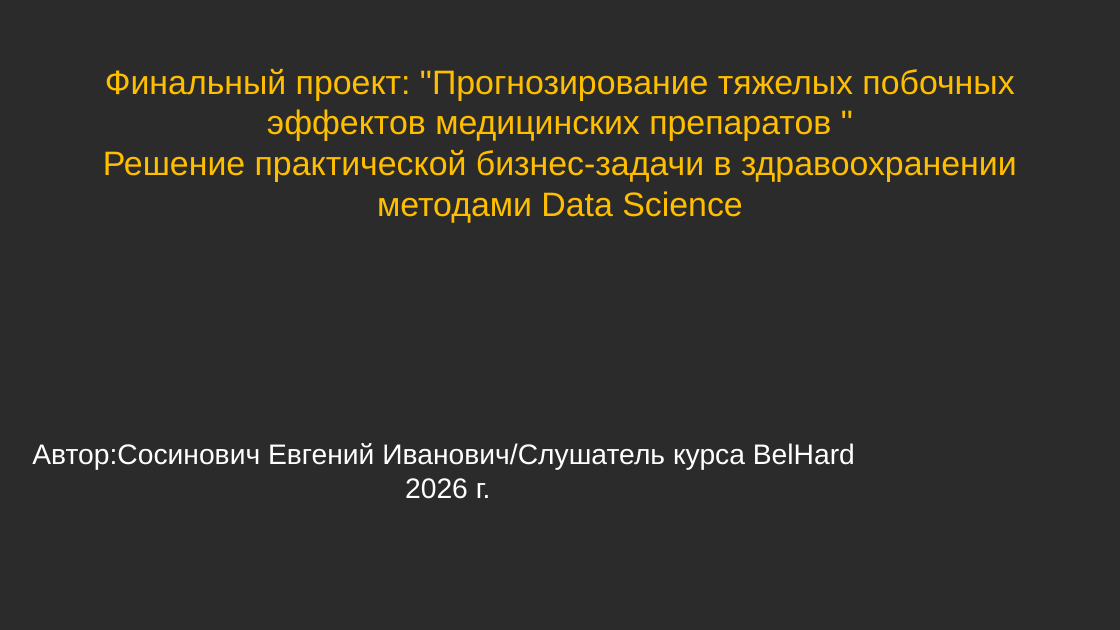
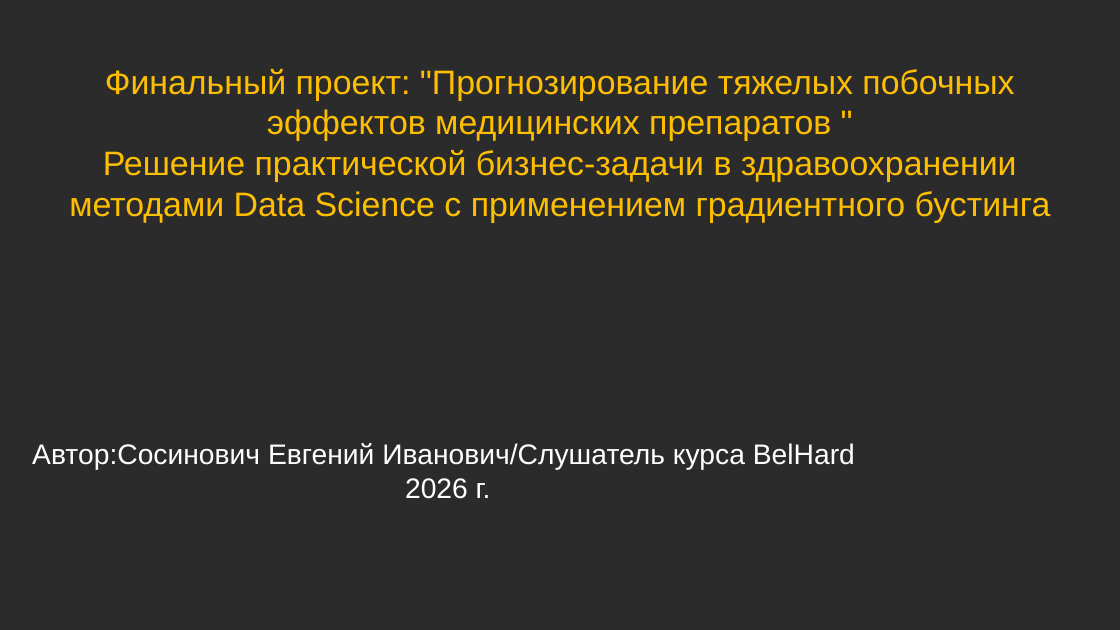
Before and after one commit to HakLuck/my-first-project, a slide deck: slide 1 of Презентация к проекту по DS.pptx. Drawn at 1120x630 pixels with LibreOffice and Linux fonts; fonts in the diff are those of the drawing; background and template pictures are left out; a plain dark background stands for a picture behind light text. Boxes give left, top, right and bottom in pixels: in the first picture for what was removed or moved away, otherwise in the second. Text is boxed around its words. In the diff, an @@ line names an element or a change of style, - is before the commit and + after.

```diff
--- a/Презентация к проекту по DS.pptx
+++ b/Презентация к проекту по DS.pptx
@@ title at [69,69,1051,223]: text changed @@
-Финальный проект: "Прогнозирование тяжелых побочных эффектов медицинских препаратов "
-Решение практической бизнес-задачи в здравоохранении методами Data Science
+Финальный проект: "Прогнозирование тяжелых побочных эффектов медицинских препаратов "
+Решение практической бизнес-задачи в здравоохранении методами Data Science с применением градиентного бустинга
```
Also in this commit, not shown: 8 other slides changed, 5 slides added, 4 slides removed, 1 other file.
